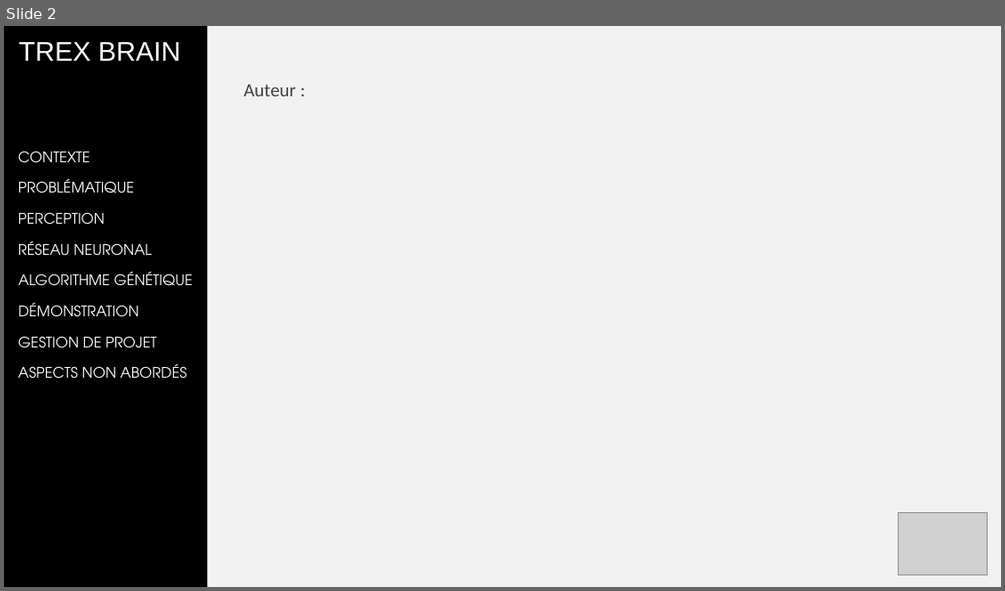
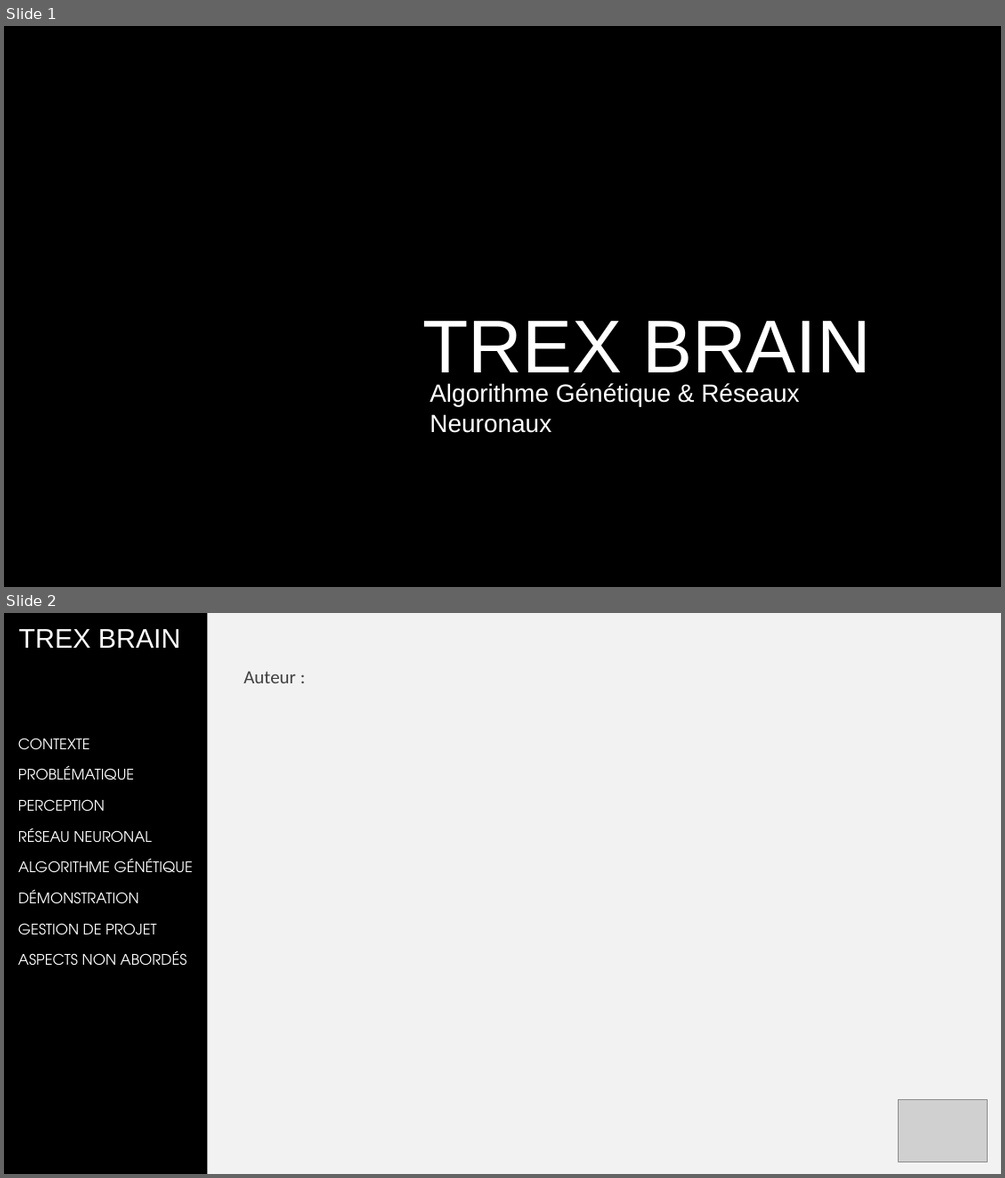
Before and after one commit to corbienassisdev/TRex-Brain, a slide deck: gesp/soutenance/Soutenance_V02.pptx. Shown one above the other, each under a label of ours: slide 2 before the commit, slides 1 and 2 after it. The pictures are 1005x591 and 1005x1178 pixels, drawn with LibreOffice and Linux fonts; fonts in the diff are those of the drawing; grey boxes stand for pictures; background and template pictures are left out. Boxes give left, top, right and bottom in pixels: in the first picture for what was removed or moved away, otherwise in the second. Text is boxed around its words. In the diff, an @@ line names an element or a change of style, - is before the commit and + after.

```diff
--- a/gesp/soutenance/Soutenance_V02.pptx
+++ b/gesp/soutenance/Soutenance_V02.pptx
@@ slide 1 added at [4, 26, 1001, 587], background picture (left out) @@
@@ text added at [422, 321, 870, 386], 72 pt, text #FFFFFF @@
+TREX BRAIN
@@ text added at [429, 383, 800, 433], 24 pt, text #FFFFFF @@
+Algorithme Génétique & Réseaux Neuronaux
```
Also in this commit, not shown: 2 slides changed, 1 slide removed, 1 other file.
